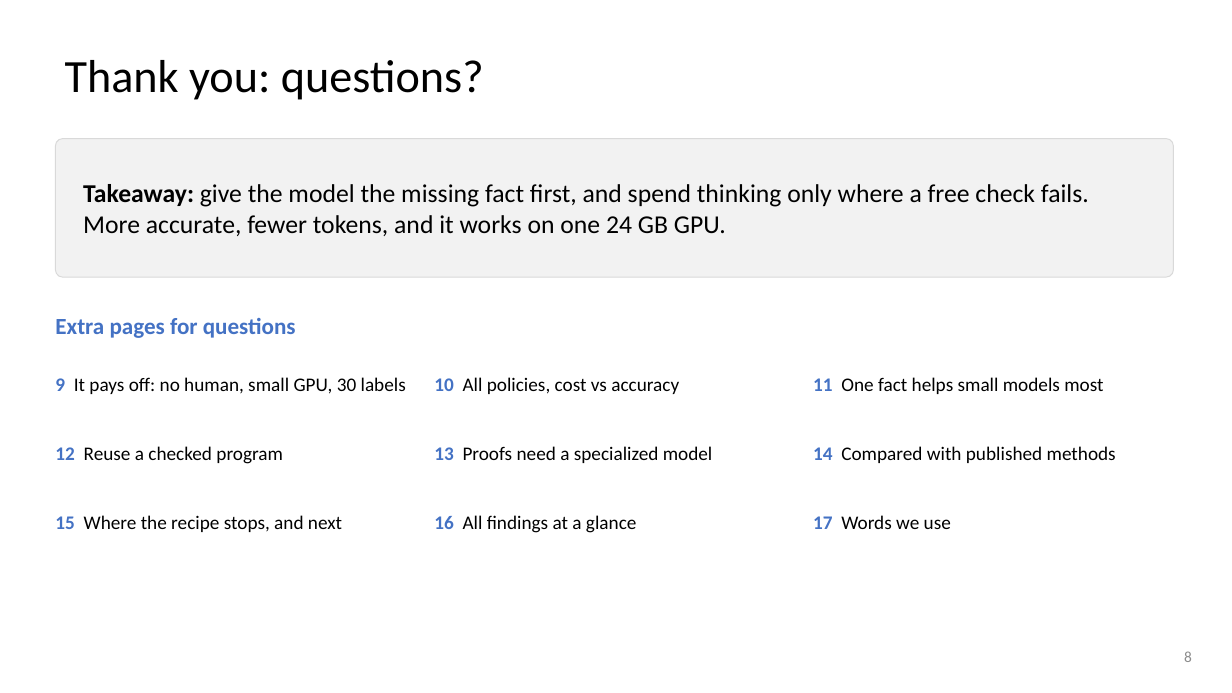
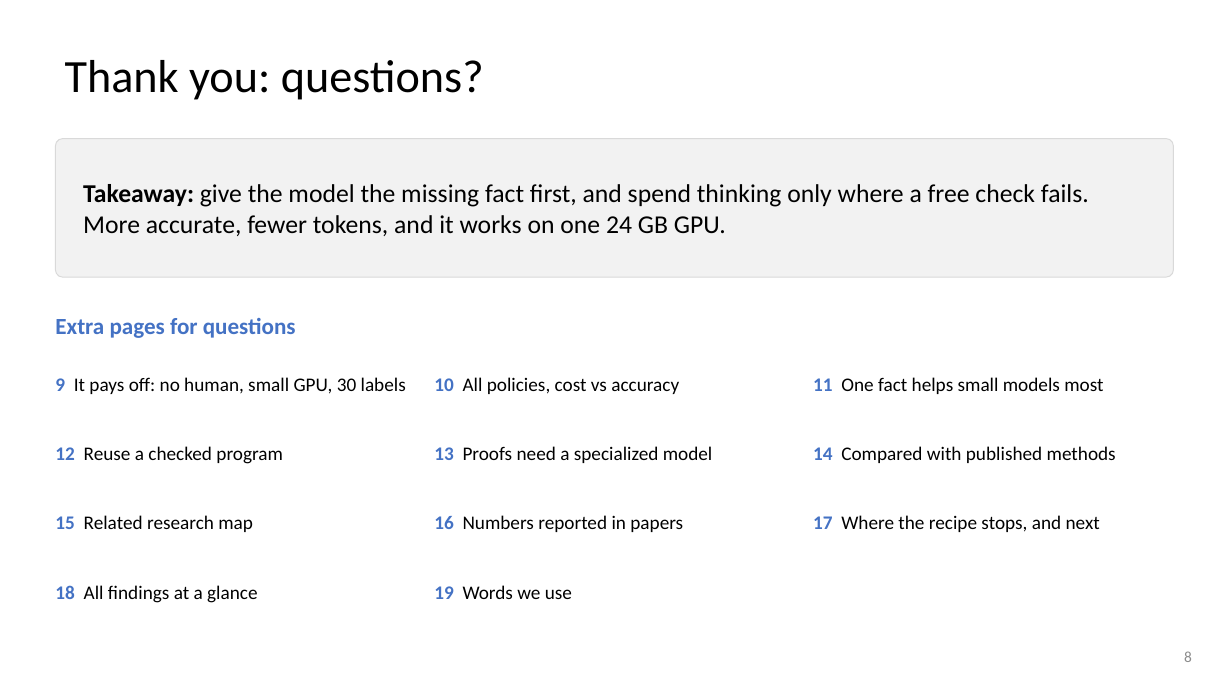
Before and after one commit to dlwns147/CSED490E_Project_Team5, a slide deck: slide 8 of PROPOSAL_slides.pptx. Drawn at 1232x693 pixels with LibreOffice and Linux fonts; fonts in the diff are those of the drawing. Boxes give left, top, right and bottom in pixels: in the first picture for what was removed or moved away, otherwise in the second. Text is boxed around its words. In the diff, an @@ line names an element or a change of style, - is before the commit and + after.

```diff
--- a/PROPOSAL_slides.pptx
+++ b/PROPOSAL_slides.pptx
@@ text at (55,515,253,532): text changed @@
-15 Where the recipe stops, and next
+15 Related research map
@@ text at (434,515,683,532): text changed @@
-16 All findings at a glance
+16 Numbers reported in papers
@@ text at (813,515,1100,532): text changed @@
-17 Words we use
+17 Where the recipe stops, and next
@@ text added at (55,585,257,603), 15 pt, text #000000 @@
+18 All findings at a glance
@@ text added at (434,585,572,599), 15 pt, text #000000 @@
+19 Words we use
```
Also in this commit, not shown: 1 other slide changed, 2 slides added, 8 other files.
